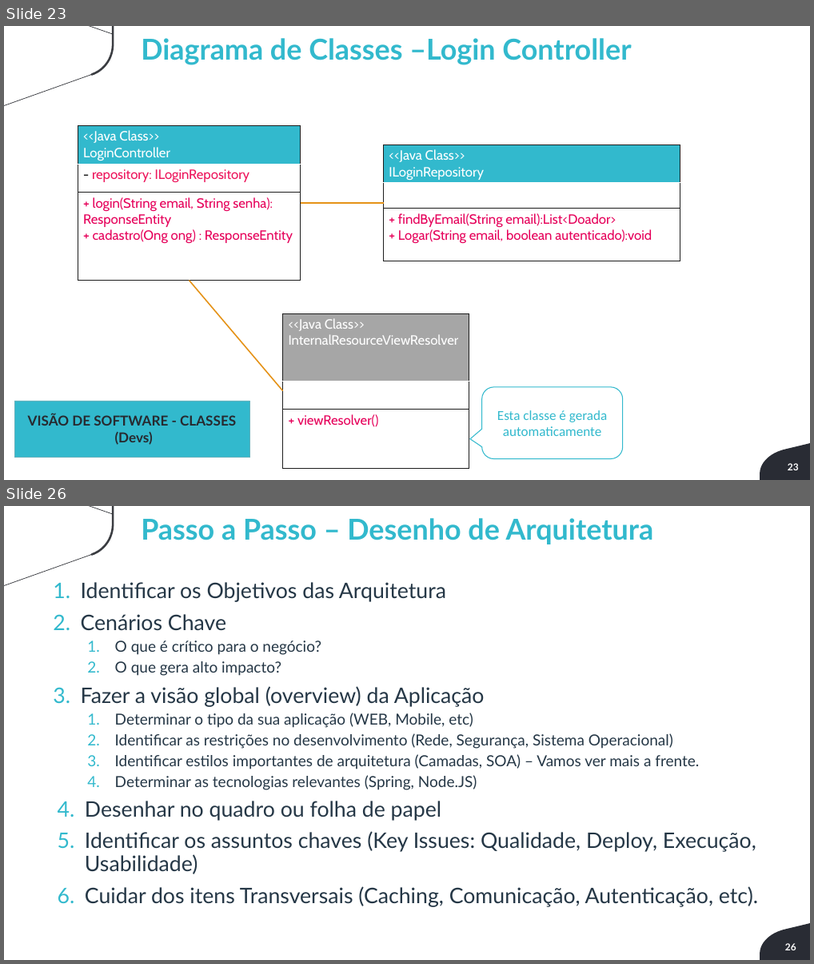
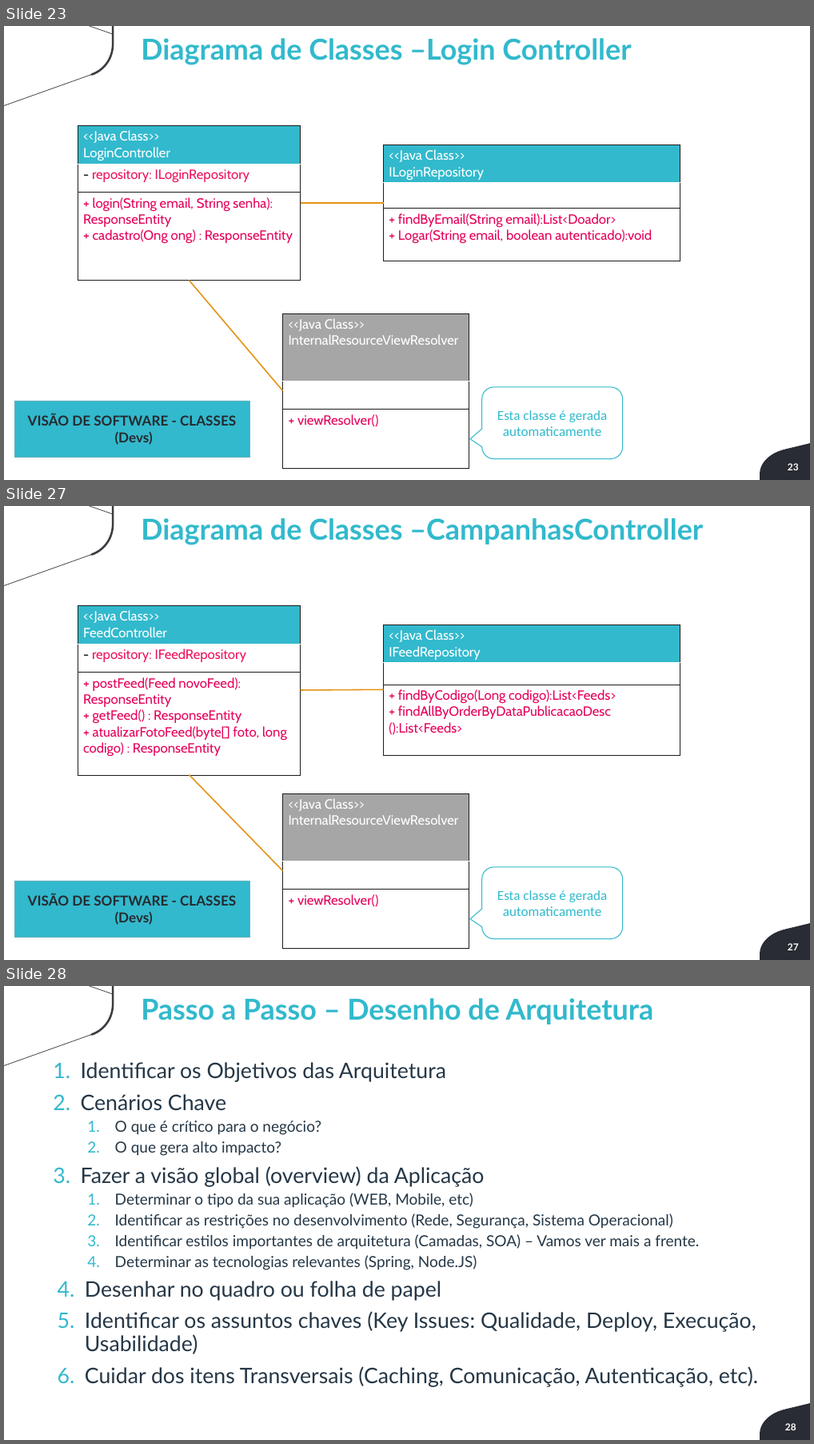
Before and after one commit to apires-roberta/bp, a slide deck: docs/power-points/Diagrama de Arquitetura.pptx. Shown one above the other, each under a label of ours: slides 23 and 26 before the commit, slides 23, 27 and 28 after it; the slides between them are not shown. The pictures are 814x964 and 814x1444 pixels, drawn with LibreOffice and Linux fonts; fonts in the diff are those of the drawing; background and template pictures are left out. Boxes give left, top, right and bottom in pixels: in the first picture for what was removed or moved away, otherwise in the second. Text is boxed around its words. In the diff, an @@ line names an element or a change of style, - is before the commit and + after.

Commit message:
diagrama ppt atualizado com feed e troca de nome vakinha para campanhas

```diff
--- a/docs/power-points/Diagrama de Arquitetura.pptx
+++ b/docs/power-points/Diagrama de Arquitetura.pptx
@@ slide 27 added at <box>4,506,810,960</box>, background #FFFFFF; not listed: 2 template elements that a slide beside it also shows @@
@@ text added at <box>141,518,703,545</box>, 34.2 pt, text #32B9CD, bold @@
+Diagrama de Classes –CampanhasController
@@ table added at <box>78,606,301,775</box>, 3 rows, 1 columns @@
+<<Java Class>> / FeedController
+- repository: IFeedRepository
++ postFeed(Feed novoFeed): ResponseEntity / + getFeed() : ResponseEntity / + atualizarFotoFeed(byte[] foto, long codigo) : ResponseEntity
@@ table added at <box>384,624,680,754</box>, 3 rows, 1 columns @@
+<<Java Class>> / IFeedRepository
+
++ findByCodigo(Long codigo):List<Feeds> / + findAllByOrderByDataPublicacaoDesc ():List<Feeds>
@@ line added from (301, 690) to (384, 689), #E59217 1.5 pt @@
@@ line added from (189, 775) to (283, 871), #E59217 1.5 pt @@
@@ table added at <box>283,793,470,948</box>, 3 rows, 1 columns @@
+<<Java Class>> / InternalResourceViewResolver
+
++ viewResolver()
@@ rectangle added at <box>14,880,250,937</box>, fill #32B9CD, outline #63B1BC 0.5 pt, 16.3 pt, text #272A30, bold @@
+VISÃO DE SOFTWARE - CLASSES
+(Devs)
@@ rounded speech box added at <box>482,867,623,939</box>, outline #32B9CD 1 pt, 16.3 pt, text #32B9CD @@
+Esta classe é gerada automaticamente
@@ page number added at <box>788,943,799,950</box>, 11.4 pt, text #FFFFFF, bold @@
+27
@@ what was slide 26 is now slide 28 @@
@@ page number at <box>786,1423,797,1430</box>: text changed @@
-26
+28
```
Also in this commit, not shown: 6 slides changed, 1 other slide added.
